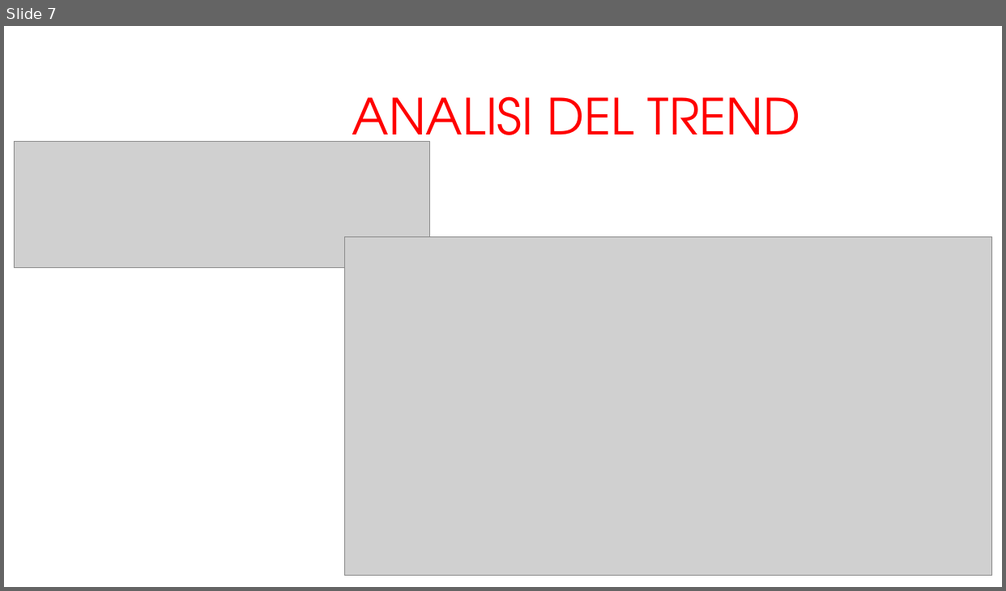
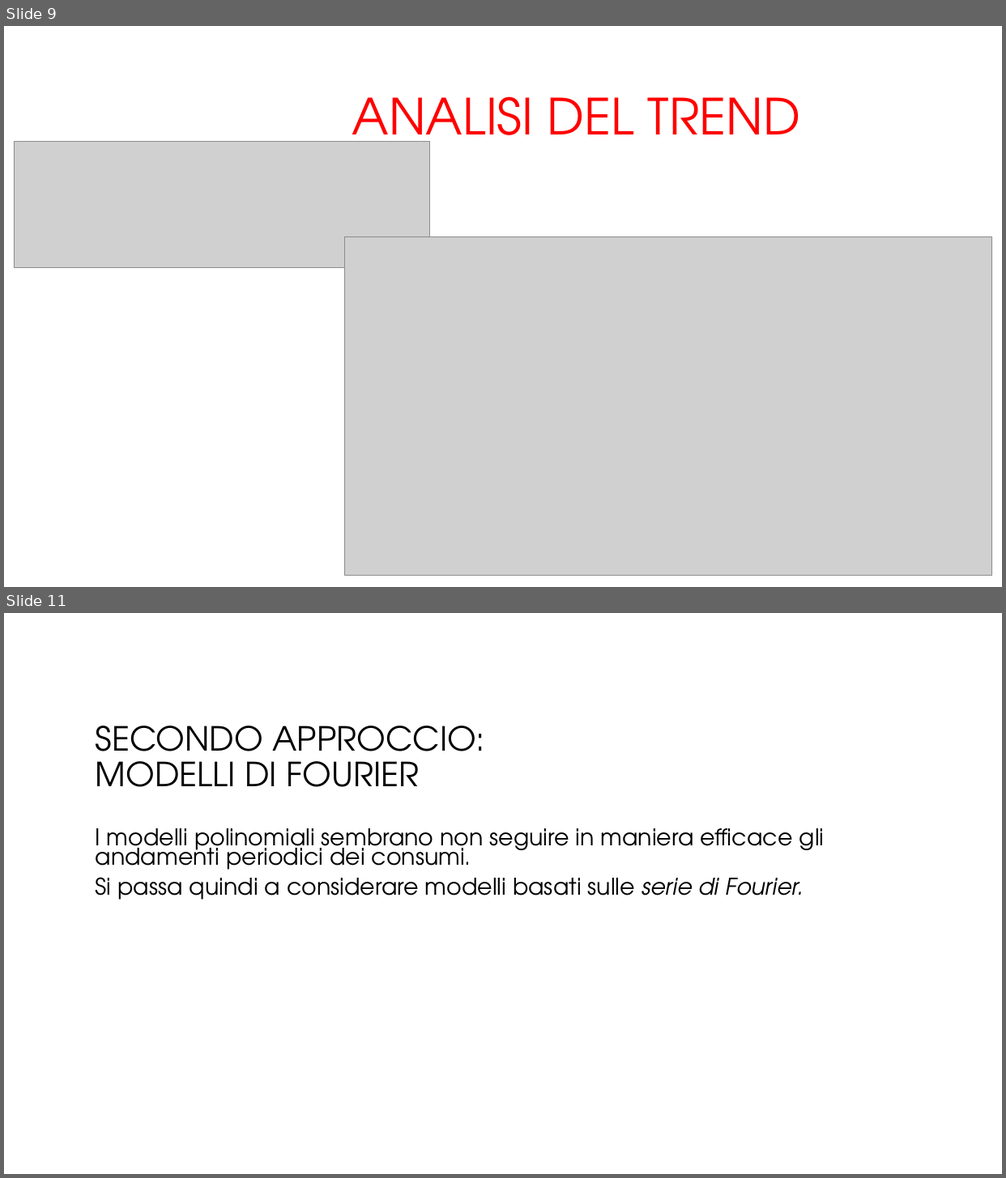
Before and after one commit to arrostini/predittoreDomeniche, a slide deck: progettomatlab.pptx. Shown one above the other, each under a label of ours: slide 7 before the commit, slides 9 and 11 after it; the slides between them are not shown. The pictures are 1006x591 and 1006x1178 pixels, drawn with LibreOffice and Linux fonts; fonts in the diff are those of the drawing; grey boxes stand for pictures; background and template pictures are left out. Boxes give left, top, right and bottom in pixels: in the first picture for what was removed or moved away, otherwise in the second. Text is boxed around its words. In the diff, an @@ line names an element or a change of style, - is before the commit and + after.

```diff
--- a/progettomatlab.pptx
+++ b/progettomatlab.pptx
@@ slide 11 added at [4,613,1002,1174], background #FFFFFF @@
@@ title added at [96,726,486,787], 32 pt, text #000000 @@
+SECONDO APPROCCIO:
+MODELLI DI FOURIER
@@ text added at [96,828,824,900], 22.2 pt, text #000000 @@
+I modelli polinomiali sembrano non seguire in maniera efficace gli andamenti periodici dei consumi.
+Si passa quindi a considerare modelli basati sulle serie di Fourier.
@@ what was slide 7 is now slide 9 @@
```
Also in this commit, not shown: 6 slides changed, 9 other slides added, 3 slides removed.
